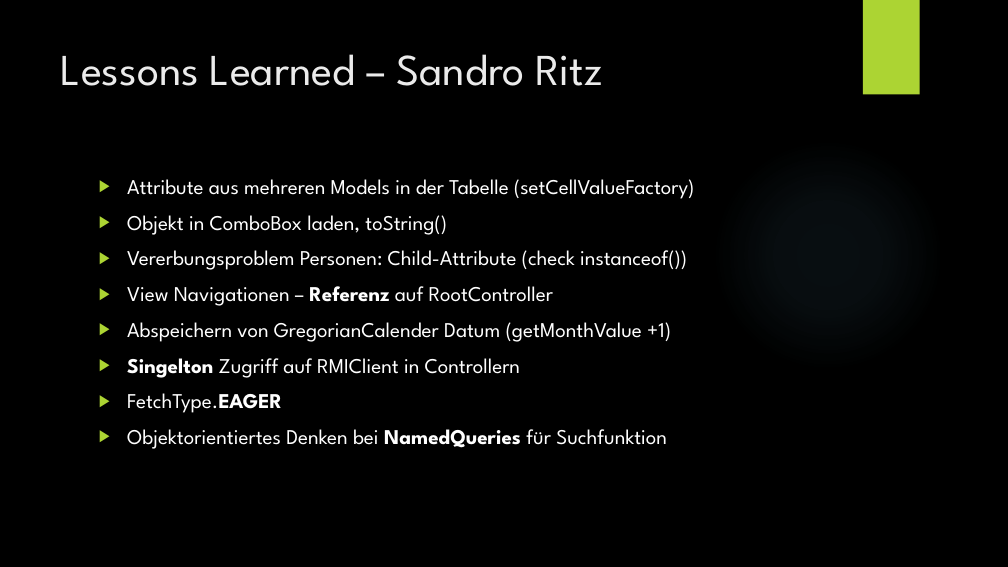
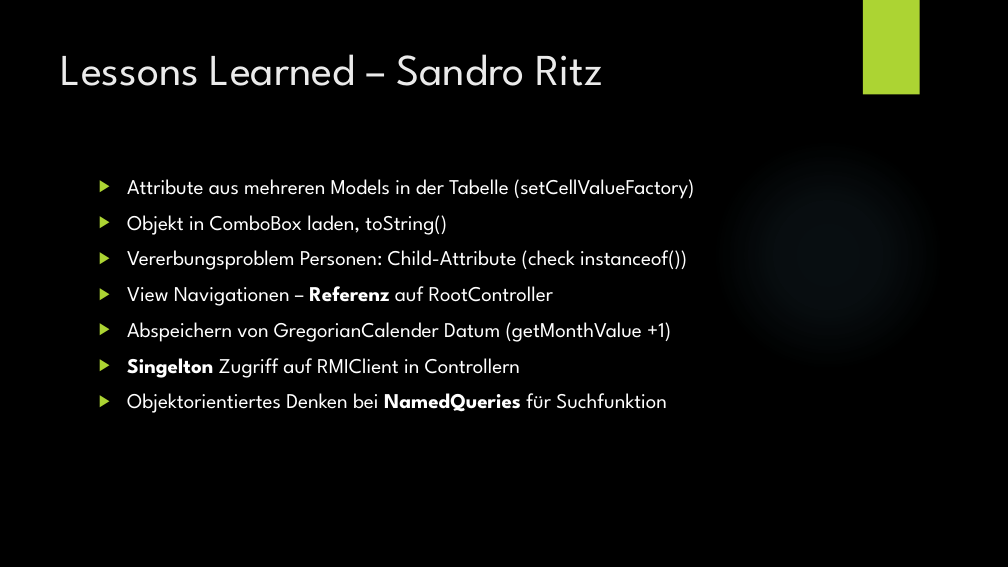
Before and after one commit to lucakuendig/INM21_Group_B, a slide deck: slide 14 of 06_Praesentation/Praesentation_Mangel_Manager.pptx. Drawn at 1008x567 pixels with LibreOffice and Linux fonts; fonts in the diff are those of the drawing; background and template pictures are left out. Boxes give left, top, right and bottom in pixels: in the first picture for what was removed or moved away, otherwise in the second. Text is boxed around its words. In the diff, an @@ line names an element or a change of style, - is before the commit and + after.

Commit message:
Updated Lessons learned

```diff
--- a/06_Praesentation/Praesentation_Mangel_Manager.pptx
+++ b/06_Praesentation/Praesentation_Mangel_Manager.pptx
@@ text at bbox=[127, 393, 282, 413]: paragraph removed @@
-▶ FetchType.EAGER
```
